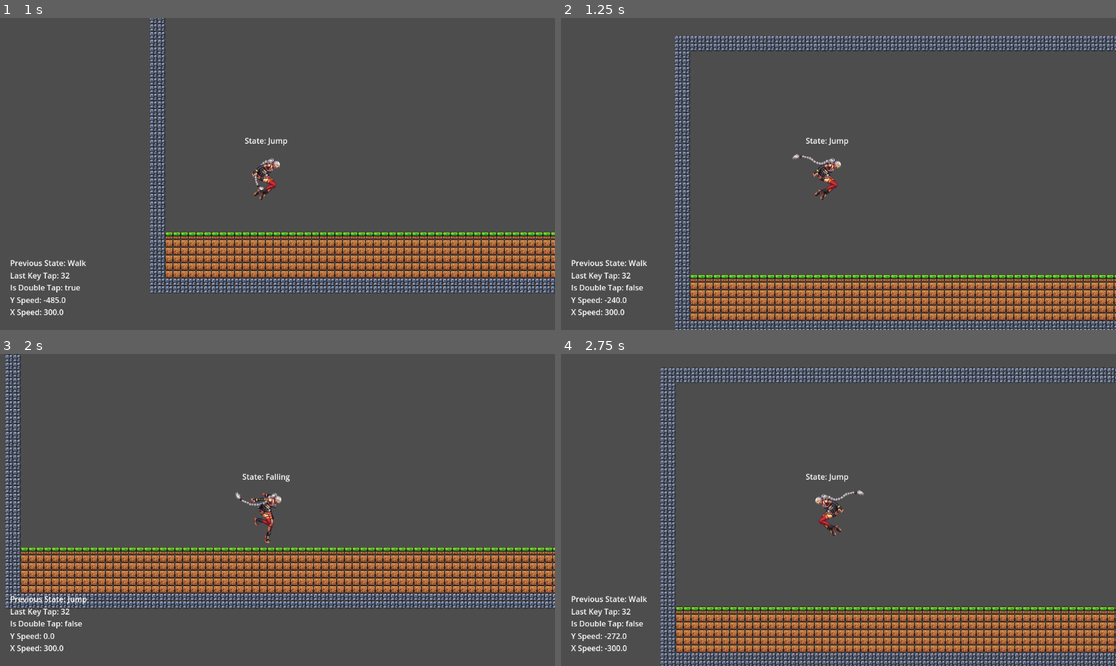
Above: before the commit, frames 1-4 (two rows, left to right).
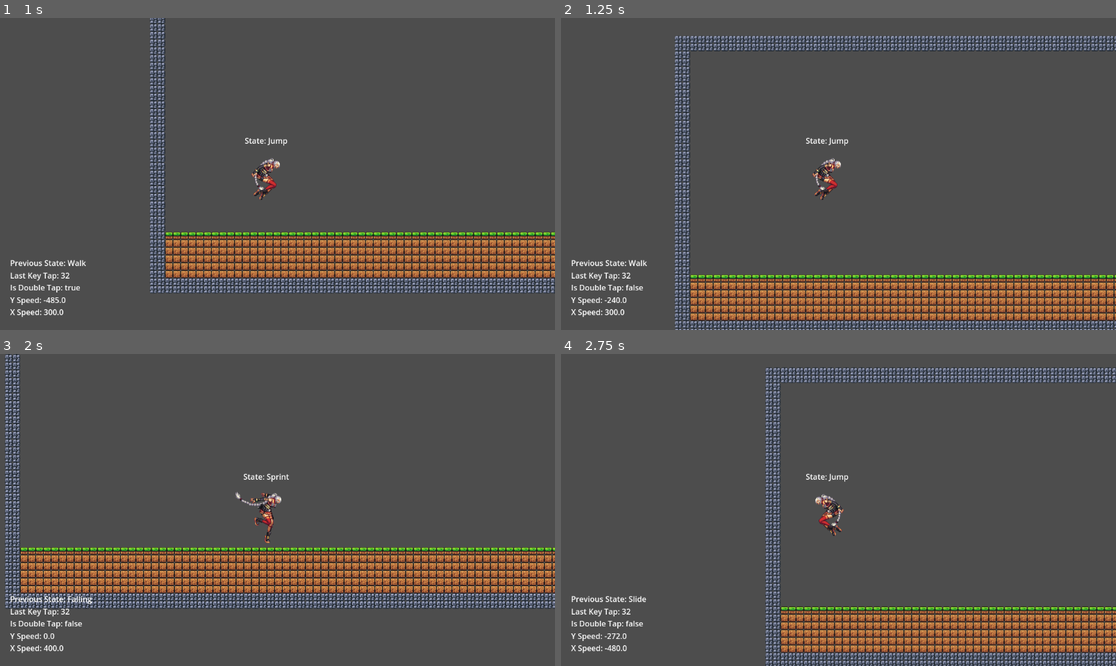
Above: after the commit, the same moments.

Repository: RKVLFreudia/GodotPlatformerTesting
Game: Godot game, scene res://Scenes/Aberracion.tscn
The game is run twice, just before and just after one commit, with the same random seed, the same clock (stepped at 60 frames per second) and the same inputs.
Inputs (mouse positions are in pixels of both pictures, inside the frame that each line leads up to):
- Up to frame 1 (1 s): tap Enter at 0.5 s; move the mouse to (399, 158) at 0.52 s; hold D (move_right) from 0.53 s (still down); hold Down (slide) from 0.53 s (still down); click (399, 158) at 0.67 s; tap Space (jump) at 0.77, 0.8 s
- Up to frame 2 (1.25 s): keep holding D (move_right); keep holding Down (slide); tap Space (jump) at 1.07 s
- Up to frame 3 (2 s): keep holding D (move_right); move the mouse to (166, 525) at 1.27 s; release Down (slide) at 1.28 s; tap Space (jump) at 1.35, 1.52, 1.82 s; tap Down (slide) at 1.55 s
- Up to frame 4 (2.75 s): move the mouse to (894, 441) at 2.02 s; release D (move_right) at 2.03 s; hold A (move_left) from 2.03 s (still down); hold Down (slide) from 2.03 s (still down); tap Space (jump) at 2.3 s

Frame 1 is identical in both runs. In frame 2, less than 0.1% of the frame differs, in the area x 41-51%, y 43-56%; in frame 3, 7.0%; in frame 4, 16%, in the area x 8-100%, y 4-100%.

Commit message:
New Animation Controller
Moved all animation requests to a new Animation Controller that handles all animation requests. Also started the update to the Input Controller so it handles all inputs across states in order to keep information during transitions.
Minor correction to the jump and fall animations.

Diff:
--- a/Scenes/playerNew.tscn
+++ b/Scenes/playerNew.tscn
@@ -33,6 +33,7 @@
 [ext_resource type="Texture2D" uid="uid://d3haw6ho4duuh" path="res://Sprites/B Type/098.png" id="26_6hxw1"]
 [ext_resource type="Texture2D" uid="uid://brs5b3s304ci8" path="res://Sprites/B Type/082.png" id="26_g3fqa"]
 [ext_resource type="Texture2D" uid="uid://c33wtwaf04kpy" path="res://Sprites/B Type/083.png" id="27_kgl47"]
+[ext_resource type="Script" uid="uid://chw4ffjokuuch" path="res://Scripts/animation_controller.gd" id="28_kgl47"]
 [ext_resource type="Script" uid="uid://ck34qvpi5lg8f" path="res://Scripts/state_machine/state_falling.gd" id="33_jocl5"]
 [ext_resource type="Script" uid="uid://yh1hscv8uwgu" path="res://Scripts/state_machine/state_slide.gd" id="33_w8gle"]
 
@@ -71,24 +72,24 @@
 
 [sub_resource type="Animation" id="Animation_8ewil"]
 resource_name = "Jump_entry"
-length = 0.2
-step = 0.05
-tracks/0/type = "value"
-tracks/0/imported = false
-tracks/0/enabled = true
-tracks/0/path = NodePath("Sprite2D:texture")
-tracks/0/interp = 1
-tracks/0/loop_wrap = true
-tracks/0/keys = {
-"times": PackedFloat32Array(0, 0.1, 0.2),
-"transitions": PackedFloat32Array(1, 1, 1),
-"update": 1,
-"values": [ExtResource("21_jocl5"), ExtResource("22_w8gle"), ExtResource("12_krsnw")]
+length = 0.1
+step = 0.05
+tracks/0/type = "value"
+tracks/0/imported = false
+tracks/0/enabled = true
+tracks/0/path = NodePath("Sprite2D:texture")
+tracks/0/interp = 1
+tracks/0/loop_wrap = true
+tracks/0/keys = {
+"times": PackedFloat32Array(0, 0.1),
+"transitions": PackedFloat32Array(1, 1),
+"update": 1,
+"values": [ExtResource("21_jocl5"), ExtResource("22_w8gle")]
 }
 tracks/1/type = "method"
 tracks/1/imported = false
 tracks/1/enabled = true
-tracks/1/path = NodePath("State_Machine/Jump")
+tracks/1/path = NodePath("State_Machine/StateJump")
 tracks/1/interp = 1
 tracks/1/loop_wrap = true
 tracks/1/keys = {
@@ -127,6 +128,24 @@
 "values": [128.0]
 }
 
+[sub_resource type="Animation" id="Animation_6hxw1"]
+resource_name = "Slide"
+length = 0.2
+loop_mode = 1
+step = 0.05
+tracks/0/type = "value"
+tracks/0/imported = false
+tracks/0/enabled = true
+tracks/0/path = NodePath("Sprite2D:texture")
+tracks/0/interp = 1
+tracks/0/loop_wrap = true
+tracks/0/keys = {
+"times": PackedFloat32Array(0, 0.1),
+"transitions": PackedFloat32Array(1, 1),
+"update": 1,
+"values": [ExtResource("26_g3fqa"), ExtResource("27_kgl47")]
+}
+
 [sub_resource type="Animation" id="Animation_uyn16"]
 resource_name = "Sprint"
 length = 0.6
@@ -194,24 +213,7 @@
 
 [sub_resource type="Animation" id="Animation_tan1f"]
 resource_name = "jump_falling"
-step = 0.05
-tracks/0/type = "value"
-tracks/0/imported = false
-tracks/0/enabled = true
-tracks/0/path = NodePath("Sprite2D:texture")
-tracks/0/interp = 1
-tracks/0/loop_wrap = true
-tracks/0/keys = {
-"times": PackedFloat32Array(0),
-"transitions": PackedFloat32Array(1),
-"update": 1,
-"values": [ExtResource("24_g3fqa")]
-}
-
-[sub_resource type="Animation" id="Animation_6hxw1"]
-resource_name = "Slide"
-length = 0.2
-loop_mode = 1
+length = 0.1
 step = 0.05
 tracks/0/type = "value"
 tracks/0/imported = false
@@ -223,7 +225,7 @@
 "times": PackedFloat32Array(0, 0.1),
 "transitions": PackedFloat32Array(1, 1),
 "update": 1,
-"values": [ExtResource("26_g3fqa"), ExtResource("27_kgl47")]
+"values": [ExtResource("12_krsnw"), ExtResource("24_g3fqa")]
 }
 
 [sub_resource type="AnimationLibrary" id="AnimationLibrary_you1h"]
@@ -284,12 +286,14 @@
 
 [sub_resource type="AnimationNodeStateMachineTransition" id="AnimationNodeStateMachineTransition_7x0tw"]
 
+[sub_resource type="AnimationNodeStateMachineTransition" id="AnimationNodeStateMachineTransition_kgl47"]
+
 [sub_resource type="AnimationNodeStateMachine" id="AnimationNodeStateMachine_pi1as"]
 states/End/position = Vector2(841.333, 72)
 states/Idle/node = SubResource("AnimationNodeAnimation_b2lab")
 states/Idle/position = Vector2(402.667, 102)
 states/Jump_entry/node = SubResource("AnimationNodeAnimation_d25cj")
-states/Jump_entry/position = Vector2(288.666, -28)
+states/Jump_entry/position = Vector2(513.999, -18.6667)
 states/Slide/node = SubResource("AnimationNodeAnimation_lwew2")
 states/Slide/position = Vector2(461.667, 211.782)
 states/Sprint/node = SubResource("AnimationNodeAnimation_krsnw")
@@ -297,15 +301,16 @@
 states/Walk/node = SubResource("AnimationNodeAnimation_s2ewu")
 states/Walk/position = Vector2(572.666, 99.7312)
 states/jump_exit/node = SubResource("AnimationNodeAnimation_fl0bj")
-states/jump_exit/position = Vector2(513, -26.6049)
+states/jump_exit/position = Vector2(775.667, -37.2716)
 states/jump_falling/node = SubResource("AnimationNodeAnimation_jocl5")
-states/jump_falling/position = Vector2(402.556, -88.3333)
-transitions = ["Start", "Idle", SubResource("AnimationNodeSt …(854 unchanged characters)… mationNodeStateMachineTransition_7x0tw")]
-graph_offset = Vector2(-73, 39)
-
-[node name="Player" type="CharacterBody2D" node_paths=PackedStringArray("state_machine", "sprite", "state_label")]
+states/jump_falling/position = Vector2(633.223, -77.6666)
+transitions = ["Start", "Idle", SubResource("AnimationNodeSt …(854 unchanged characters)… mationNodeStateMachineTransition_7x0tw"), "Walk", "Jump_entry", SubResource("AnimationNodeStateMachineTransition_kgl47")]
+graph_offset = Vector2(91, -115)
+
+[node name="Player" type="CharacterBody2D" node_paths=PackedStringArray("state_machine", "animation_controller", "sprite", "state_label")]
 script = ExtResource("1_rsbax")
 state_machine = NodePath("State_Machine")
+animation_controller = NodePath("AnimationController")
 sprite = NodePath("Sprite2D")
 state_label = NodePath("CURRENT_STATE")
 
@@ -334,59 +339,63 @@
 tree_root = SubResource("AnimationNodeStateMachine_pi1as")
 anim_player = NodePath("../AnimationPlayer")
 
-[node name="Input_Controler" type="Node" parent="."]
+[node name="AnimationController" type="Node" parent="."]
+script = ExtResource("28_kgl47")
+
+[node name="InputControler" type="Node" parent="."]
 script = ExtResource("21_53lnm")
 
 [node name="State_Machine" type="Node" parent="." node_paths=PackedStringArray("sm_owner", "default_state", "input_controller")]
 script = ExtResource("14_b2lab")
 sm_owner = NodePath("..")
-default_state = NodePath("Idle")
-input_controller = NodePath("../Input_Controler")
-
-[node name="Idle" type="Node" parent="State_Machine" node_paths=PackedStringArray("walk_state", "jump_state", "sprint_state")]
+default_state = NodePath("StateIdle")
+input_controller = NodePath("../InputControler")
+
+[node name="StateIdle" type="Node" parent="State_Machine" node_paths=PackedStringArray("walk_state", "jump_state", "sprint_state", "fall_state")]
 script = ExtResource("15_d25cj")
-walk_state = NodePath("../Walk")
-jump_state = NodePath("../Jump")
-sprint_state = NodePath("../Sprint")
+walk_state = NodePath("../StateWalk")
+jump_state = NodePath("../StateJump")
+sprint_state = NodePath("../StateSprint")
+fall_state = NodePath("../StateFall")
 state_name = "Idle"
 
-[node name="Walk" type="Node" parent="State_Machine" node_paths=PackedStringArray("idle_state", "jump_state", "state_falling")]
+[node name="StateWalk" type="Node" parent="State_Machine" node_paths=PackedStringArray("idle_state", "jump_state", "state_falling")]
 script = ExtResource("16_s2ewu")
-idle_state = NodePath("../Idle")
-jump_state = NodePath("../Jump")
-state_falling = NodePath("../Falling")
+idle_state = NodePath("../StateIdle")
+jump_state = NodePath("../StateJump")
+state_falling = NodePath("../StateFall")
 state_name = "Walk"
 
-[node name="Sprint" type="Node" parent="State_Machine" node_paths=PackedStringArray("state_idle", "jump_state", "state_slide", "state_falling")]
+[node name="StateSprint" type="Node" parent="State_Machine" node_paths=PackedStringArray("state_idle", "jump_state", "state_slide", "state_falling")]
 script = ExtResource("17_8ewil")
-state_idle = NodePath("../Idle")
-jump_state = NodePath("../Jump")
-state_slide = NodePath("../Slide")
-state_falling = NodePath("../Falling")
+state_idle = NodePath("../StateIdle")
+jump_state = NodePath("../StateJump")
+state_slide = NodePath("../StateSlide")
+state_falling = NodePath("../StateFall")
 state_name = "Sprint"
 
-[node name="Jump" type="Node" parent="State_Machine" node_paths=PackedStringArray("idle_state", "walk_state", "sprint_state", "falling_state")]
+[node name="StateSlide" type="Node" parent="State_Machine" node_paths=PackedStringArray("state_idle", "state_walk", "state_sprint", "state_jump")]
+script = ExtResource("33_w8gle")
+state_idle = NodePath("../StateIdle")
+state_walk = NodePath("../StateWalk")
+state_sprint = NodePath("../StateSprint")
+state_jump = NodePath("../StateJump")
+state_name = "Slide"
+
+[node name="StateJump" type="Node" parent="State_Machine" node_paths=PackedStringArray("idle_state", "walk_state", "sprint_state", "falling_state")]
 script = ExtResource("17_0uaq6")
-idle_state = NodePath("../Idle")
-walk_state = NodePath("../Walk")
-sprint_state = NodePath("../Sprint")
-falling_state = NodePath("../Falling")
+idle_state = NodePath("../StateIdle")
+walk_state = NodePath("../StateWalk")
+sprint_state = NodePath("../StateSprint")
+falling_state = NodePath("../StateFall")
 state_name = "Jump"
 
-[node name="Falling" type="Node" parent="State_Machine" node_paths=PackedStringArray("idle_state", "walk_state", "sprint_state")]
+[node name="StateFall" type="Node" parent="State_Machine" node_paths=PackedStringArray("idle_state", "walk_state", "sprint_state")]
 script = ExtResource("33_jocl5")
-idle_state = NodePath("../Idle")
-walk_state = NodePath("../Walk")
-sprint_state = NodePath("../Sprint")
+idle_state = NodePath("../StateIdle")
+walk_state = NodePath("../StateWalk")
+sprint_state = NodePath("../StateSprint")
 state_name = "Falling"
 
-[node name="Slide" type="Node" parent="State_Machine" node_paths=PackedStringArray("state_idle", "state_walk", "state_sprint", "state_jump")]
-script = ExtResource("33_w8gle")
-state_idle = NodePath("../Idle")
-state_walk = NodePath("../Walk")
-state_sprint = NodePath("../Sprint")
-state_jump = NodePath("../Jump")
-state_name = "Slide"
-
-[connection signal="animation_finished" from="AnimationTree" to="State_Machine/Falling" method="_on_animation_tree_animation_finished"]
-[connection signal="on_jump" from="State_Machine/Jump" to="State_Machine/Jump" method="_on_jump"]
+[connection signal="animation_finished" from="AnimationTree" to="AnimationController" method="_on_animation_tree_animation_finished"]
+[connection signal="on_jump" from="State_Machine/StateJump" to="State_Machine/StateJump" method="_on_jump"]
--- /dev/null
+++ b/Scripts/animation_controller.gd
@@ -0,0 +1,43 @@
+class_name AnimationController extends Node
+
+enum AnimationType {
+	IDLE,
+	WALK,
+	SPRINT,
+	SLIDE,
+	JUMP,
+	FALL,
+	FALL_EXIT,
+}
+
+var _animations : Dictionary[AnimationType, String] = {
+	AnimationType.IDLE:		"Idle",
+	AnimationType.WALK:		"Walk",
+	AnimationType.SPRINT:	"Sprint",
+	AnimationType.SLIDE:	"Slide",
+	AnimationType.JUMP:		"Jump_entry",
+	AnimationType.FALL:		"jump_falling",
+	AnimationType.FALL_EXIT:"jump_exit",
+}
+
+@onready var _animation_tree_playback : AnimationNodeStateMachinePlayback = \
+		$"../AnimationTree"["parameters/playback"]
+@onready var _animation_tree : AnimationTree = $"../AnimationTree"
+
+var previous_animation_not_breakable = false
+
+func request_travel(animation: AnimationType, breakable: bool = true, forcefulbreak : bool = false) -> bool:
+	if not _animations.has(animation): return false
+	if forcefulbreak: previous_animation_not_breakable = false
+
+	if previous_animation_not_breakable:
+		await _animation_tree.animation_finished
+		previous_animation_not_breakable = false
+
+	if not breakable: previous_animation_not_breakable = true
+	_animation_tree_playback.travel(_animations[animation])
+	return true
+
+func request_travel_string(animation: String, break_previous: bool = true) -> bool:
+	_animation_tree_playback.travel(animation)
+	return true
--- a/Scripts/input_controller.gd
+++ b/Scripts/input_controller.gd
@@ -1,24 +1,37 @@
 class_name InputController extends Node
 
-const MAX_DOUBLE_TAP_WINDOW = 0.25
-var current_elapsed_time = MAX_DOUBLE_TAP_WINDOW
+const DOUBLE_TAP_WINDOW : float = 0.25
+const INPUT_BUFFER_WINDOW : float = 0.1
+const COYOTE_TIME : float = 0.1
 
-var last_key_pressed : int
+var _current_elapsed_time : float = DOUBLE_TAP_WINDOW
+
+var buffered_input : int = 0 # InputEvent.keycode
+var last_input : int = 0 # InputEvent.keycode
+
+var buffered_input_event : InputEvent
+var last_input_event : InputEvent
+
 var is_double_tap : bool = false
 
 func _process(delta: float) -> void:
-	current_elapsed_time -= delta # Tick time
-	clampf(current_elapsed_time, -1, 10) # Just so it doesn't goes to crazy numbers
+	_current_elapsed_time -= delta # Tick time
+	clampf(_current_elapsed_time, -1, 10) # Just so it doesn't goes to crazy numbers
 
 func _input(event: InputEvent) -> void:
 	if event is InputEventKey and event.is_pressed() and !event.is_echo():
-		if event.keycode == last_key_pressed and current_elapsed_time >= 0:
+		last_input_event = event
+
+		if event.keycode == last_input and _current_elapsed_time >= 0:
 			is_double_tap = true
 		else:
-			last_key_pressed = event.keycode
+			last_input_event = event
+			last_input = event.keycode # Keep elgacy working
 			is_double_tap = false
 
-		current_elapsed_time = MAX_DOUBLE_TAP_WINDOW
+		_current_elapsed_time = DOUBLE_TAP_WINDOW
 
-	#if event is InputEventKey and event.is_released():
-		#if is_double_tap: is_double_tap = false
+func is_pressed(action: String) -> bool:
+	if InputMap.event_is_action(last_input_event, action):
+		return true
+	return false
--- a/Scripts/player.gd
+++ b/Scripts/player.gd
@@ -26,11 +26,10 @@
 var last_target_direction: int = 0
 var is_running : bool = false
 
-@onready var animation_player : AnimationPlayer = $AnimationPlayer
-@onready var animation_tree : AnimationNodeStateMachinePlayback = \
-	$AnimationTree["parameters/playback"]
 @onready var characterbody2d : CharacterBody2D = $"."
 @export var state_machine : StateMachine
+
+@export var animation_controller : AnimationController
 
 # DEBUG ================
 const FLIP_OFFSET_H := Vector2(-43, 0)
@@ -60,7 +59,7 @@
 	if v_velocity_label:
 		v_velocity_label.text = "Y Speed: " + str(roundf(characterbody2d.velocity.y))
 	if last_registered_tap_detection:
-		last_registered_tap_detection.text = "Last Key Tap: " + str(state_machine.input_controller.last_key_pressed)
+		last_registered_tap_detection.text = "Last Key Tap: " + str(state_machine.input_controller.last_input)
 	if prev_state:
 		prev_state.text = "Previous State: " + state_machine.last_state.state_name if state_machine.last_state else "Null"
 
--- a/Scripts/state_machine/state_falling.gd
+++ b/Scripts/state_machine/state_falling.gd
@@ -5,7 +5,7 @@
 @export var sprint_state : State
 
 func on_enter():
-	player.animation_tree.travel("jump_falling")
+	player.animation_controller.request_travel(player.animation_controller.AnimationType.FALL)
 
 func on_fixed_update(delta: float) -> void:
 	if not player.characterbody2d.is_on_floor():
@@ -25,13 +25,12 @@
 
 	player.characterbody2d.move_and_slide()
 
+	if (Input.is_action_pressed("move_left") or Input.is_action_pressed("move_right")) \
+		and state_machine.input_controller.is_double_tap:
+		player.is_running = true
+
 	if player.characterbody2d.is_on_floor():
-		player.animation_tree.travel("jump_exit")
-
-func _on_animation_tree_animation_finished(anim_name: StringName) -> void:
-	var direction : int = Input.get_axis("move_left", "move_right")
-
-	if anim_name == "jump_exit":
+		player.animation_controller.request_travel(player.animation_controller.AnimationType.FALL_EXIT, false)
 		if direction: # If theres input direction
 			if player.is_running: # If previously running
 				state_machine.enter_state(sprint_state)
--- a/Scripts/state_machine/state_idle.gd
+++ b/Scripts/state_machine/state_idle.gd
@@ -3,9 +3,10 @@
 @export var walk_state : State
 @export var jump_state : State
 @export var sprint_state : State
+@export var fall_state : State
 
 func on_enter():
-	player.animation_tree.travel("Idle")
+	player.animation_controller.request_travel(player.animation_controller.AnimationType.IDLE)
 	player.is_running = false
 
 func on_fixed_update(delta: float):
--- a/Scripts/state_machine/state_jump.gd
+++ b/Scripts/state_machine/state_jump.gd
@@ -8,7 +8,7 @@
 signal on_jump
 
 func on_enter() -> void:
-	player.animation_tree.travel("Jump_entry")
+	player.animation_controller.request_travel(player.animation_controller.AnimationType.JUMP)
 
 func on_fixed_update(delta: float) -> void:
 	super(delta)
@@ -27,6 +27,10 @@
 
 	player.characterbody2d.move_and_slide()
 
+	if (Input.is_action_pressed("move_left") or Input.is_action_pressed("move_right")) \
+		and state_machine.input_controller.is_double_tap:
+		player.is_running = true
+
 	if player.characterbody2d.velocity.y > 0:
 		state_machine.enter_state(falling_state)
 
--- a/Scripts/state_machine/state_slide.gd
+++ b/Scripts/state_machine/state_slide.gd
@@ -8,7 +8,7 @@
 var does_strong_decceleration : bool = false
 
 func on_enter() -> void:
-	player.animation_tree.travel("Slide")
+	player.animation_controller.request_travel(player.animation_controller.AnimationType.SLIDE)
 	player.characterbody2d.velocity.x = player.SLIDE_STRENGTH * player.last_target_direction
 
 func on_fixed_update(delta: float) -> void:
--- a/Scripts/state_machine/state_sprint.gd
+++ b/Scripts/state_machine/state_sprint.gd
@@ -6,7 +6,8 @@
 @export var state_falling : State
 
 func on_enter():
-	player.animation_tree.travel("Sprint")
+	#player.animation_tree.travel("Sprint")
+	player.animation_controller.request_travel(player.animation_controller.AnimationType.SPRINT)
 	player.is_running = true
 
 func on_exit():
--- a/Scripts/state_machine/state_walk.gd
+++ b/Scripts/state_machine/state_walk.gd
@@ -6,7 +6,7 @@
 
 
 func on_enter() -> void:
-	player.animation_tree.travel("Walk")
+	player.animation_controller.request_travel(player.animation_controller.AnimationType.WALK)
 
 func on_exit() -> void:
 	player.last_target_speed = player.WALK_SPEED
Not shown: 1 places in Scenes/playerNew.tscn that only renumber resources
Not shown, added: Scripts/animation_controller.gd.uid
